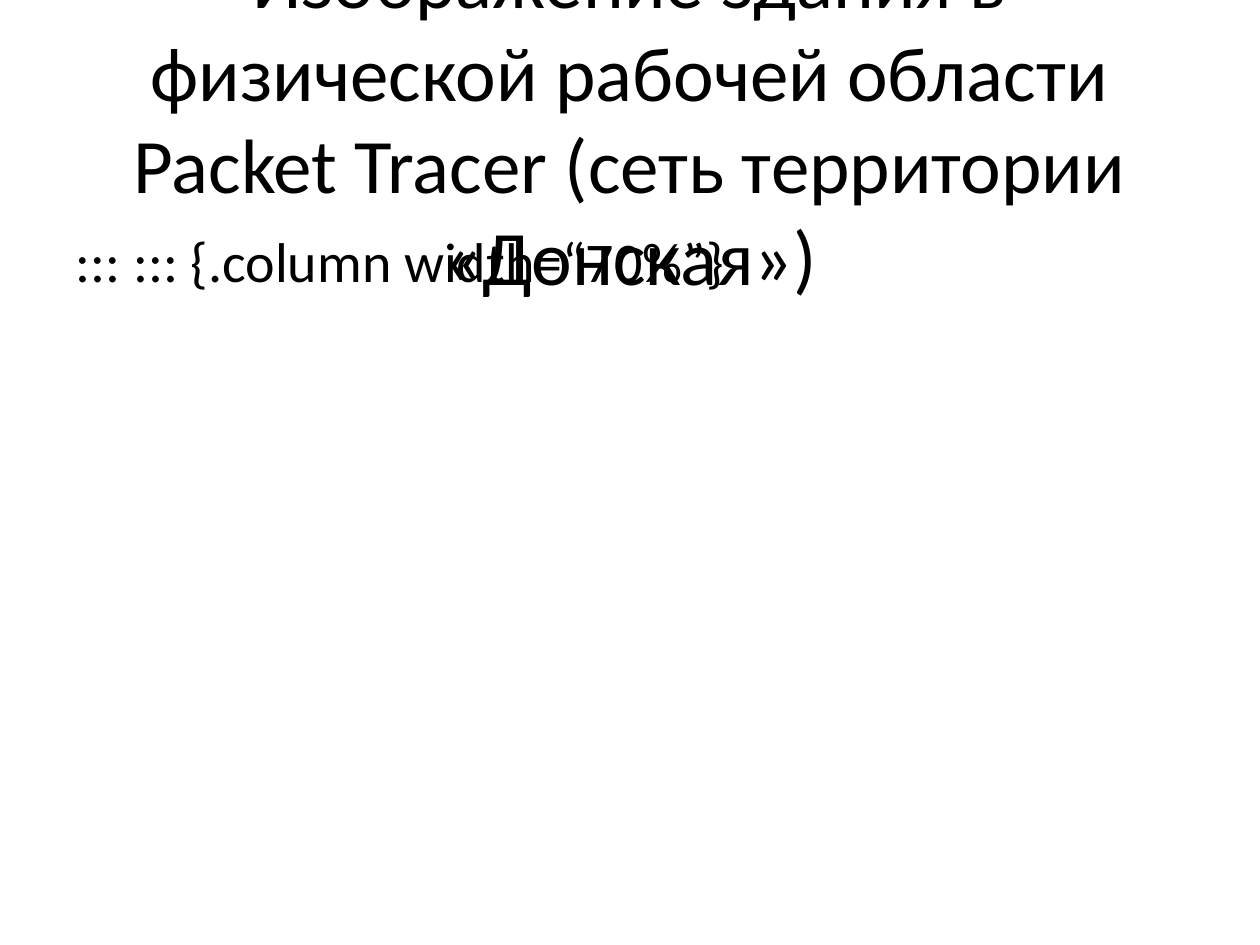
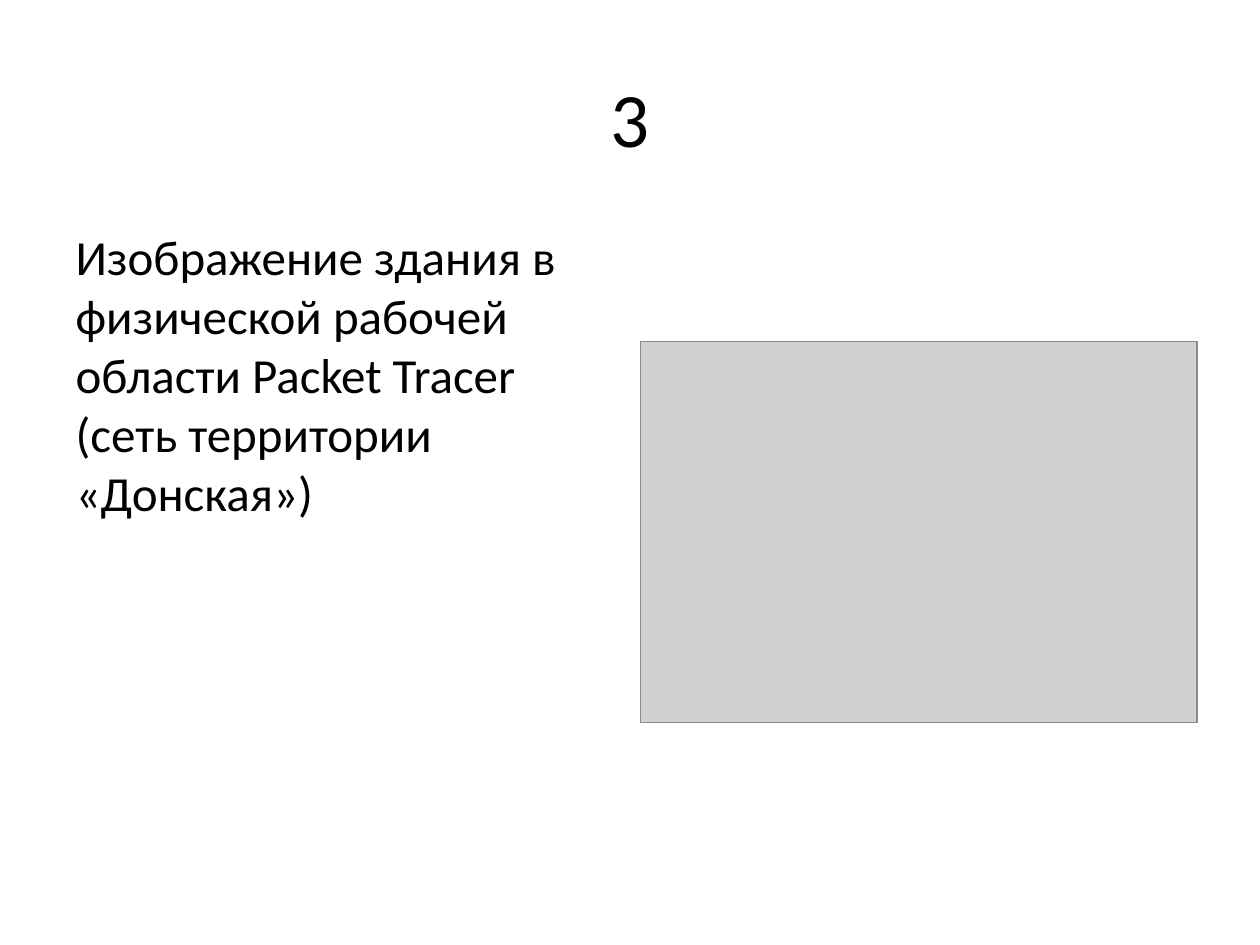
Before and after one commit to pyskandarova/study_2024-2025_net-admin, a slide deck: slide 8 of labs/lab07/presentation/presentation.pptx (slide 7 before the commit). Drawn at 1260x945 pixels with LibreOffice and Linux fonts; fonts in the diff are those of the drawing; grey boxes stand for pictures. Boxes give left, top, right and bottom in pixels: in the first picture for what was removed or moved away, otherwise in the second. Text is boxed around its words. In the diff, an @@ line names an element or a change of style, - is before the commit and + after.

```diff
--- a/labs/lab07/presentation/presentation.pptx
+++ b/labs/lab07/presentation/presentation.pptx
@@ title added at [610, 97, 649, 148], 44 pt, text #000000 @@
+3
@@ text "Изображение здания в физической рабочей ...": place and size @@
-text "Изображение здания в физической рабочей ..." at [134, 0, 1125, 297]
+text "Изображение здания в физической рабочей ..." at [76, 241, 555, 519]
@@ text "Изображение здания в физической рабочей ..." at [76, 241, 555, 519]: size 44 to 28 pt; alignment centre to left; more space between paragraphs; vertical alignment middle to top @@
@@ text removed at [191, 235, 724, 295] @@
-::: ::: {.column width=“70%”}
@@ picture added at [640, 341, 1197, 723] @@
```
Also in this commit, not shown: 7 other slides changed, 4 slides added, 15 slides removed, 2 other files.
